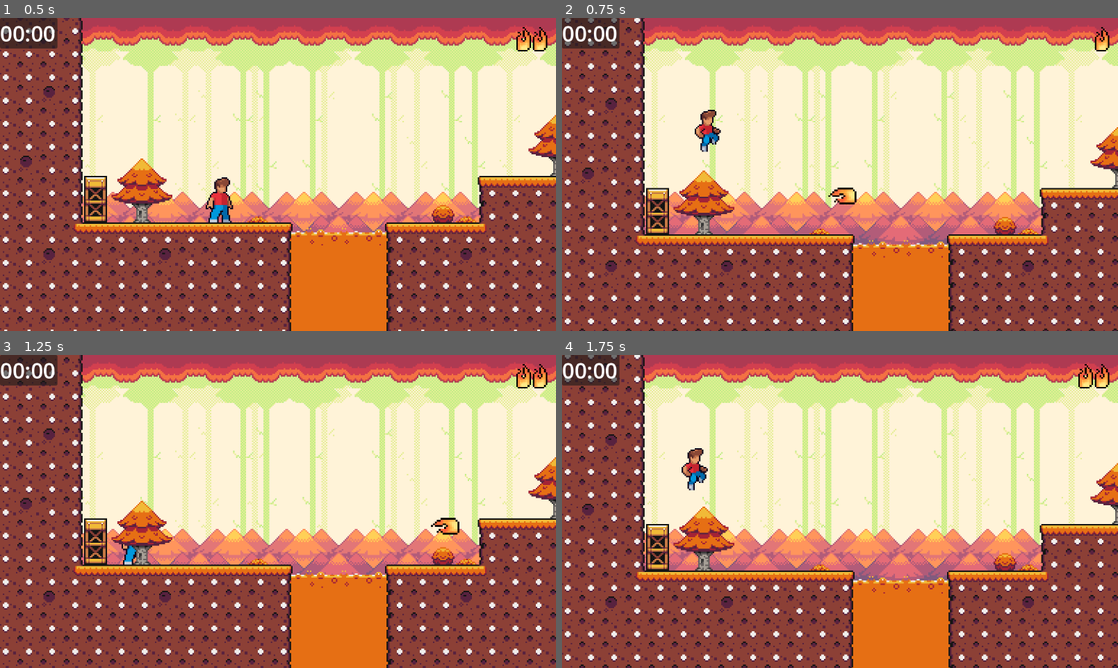
Above: before the commit, frames 1-4 (two rows, left to right).
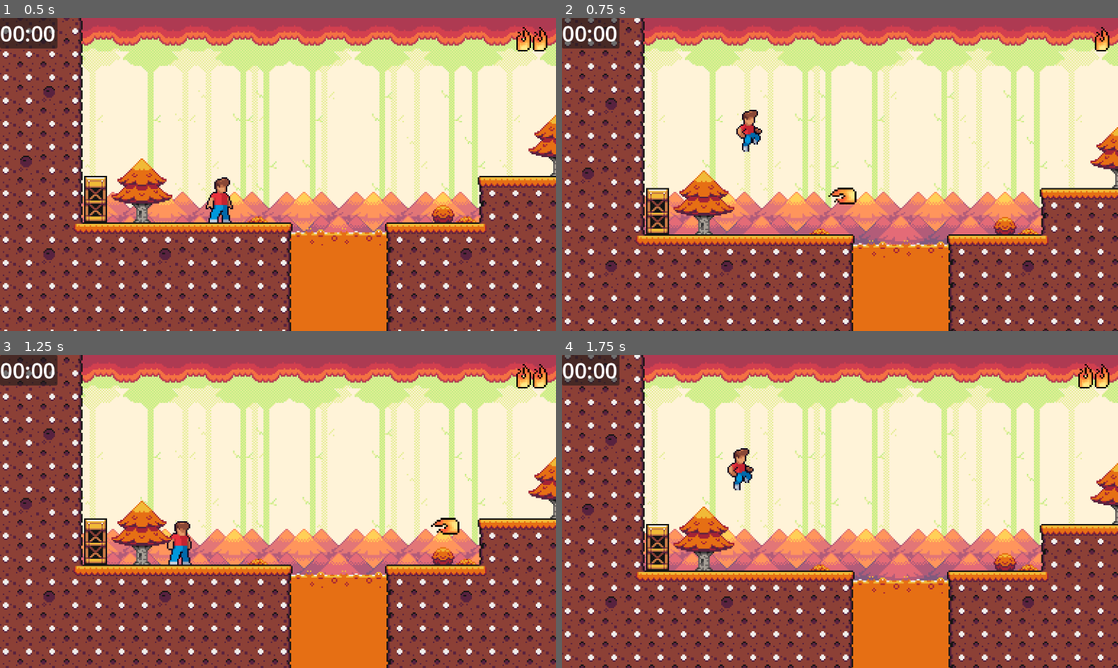
Above: after the commit, the same moments.

Repository: levi-wj/CSE310-group
Game: Godot game, scene res://Levels/Fall_Level2.tscn
Same seed, same stepped clock (60 frames per second), same inputs: the game is played once before the commit and once after it. This scene is started directly instead of the project's main scene.
Inputs:
- Up to frame 1 (0.5 s): no input
- Up to frame 2 (0.75 s): tap Enter (ui_accept) at 0.5 s; hold Right (bullet_right) from 0.53 s (still down)
- Up to frame 3 (1.25 s): keep holding Right (bullet_right); tap Enter (ui_accept) at 0.77 s
- Up to frame 4 (1.75 s): keep holding Right (bullet_right); tap Enter (ui_accept) at 1.52 s

Frame 1 is identical in both runs. In frame 2, 0.8% of the frame differs, in the area x 23-36%, y 29-43%; in frame 3, 0.6%; in frame 4, 0.8%, in the area x 21-35%, y 29-44%.

Commit message:
Make bullet knockback consistent with other levels

Diff:
--- a/Levels/Fall_Level2.tscn
+++ b/Levels/Fall_Level2.tscn
@@ -74,7 +74,7 @@
 
 [node name="CharacterBody2D" parent="." instance=ExtResource("5_bccrw")]
 position = Vector2(-48, 37)
-BULLET_KNOCKBACK = 300
+BULLET_KNOCKBACK = 200
 CAMERA_LEFT_LIMIT = -200
 CAMERA_RIGHT_LIMIT = 1800
 CAMERA_BOTTOM_LIMIT = 130
